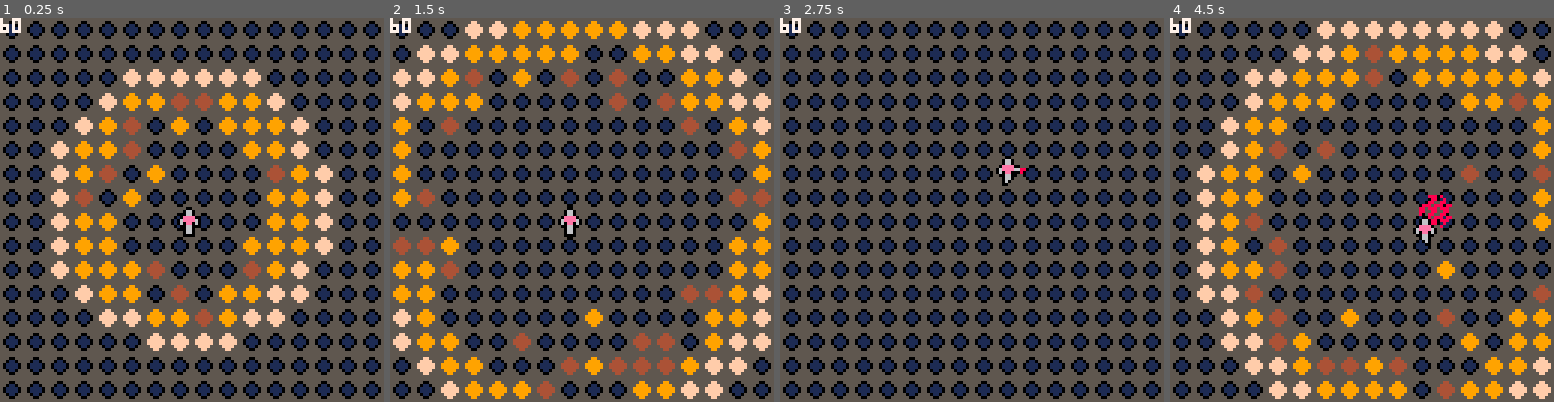
Above: before the commit, frames 1-4 (left to right).
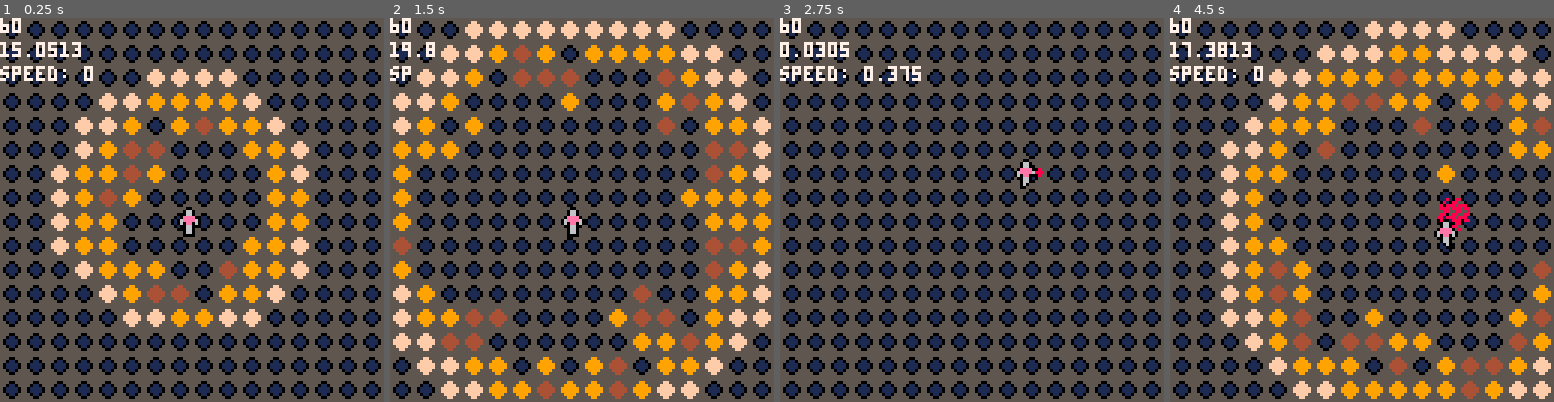
Above: after the commit, the same moments.

Repository: austin-m2/PICO-8-Carts
Game: PICO-8 cartridge arena.p8
The game is run twice, just before and just after one commit, with the same random seed, the same clock (stepped at 60 frames per second) and the same inputs.
Inputs:
- Up to frame 1 (0.25 s): no input
- Up to frame 2 (1.5 s): tap X (X key) at 0.33, 1.07 s; tap O (Z key) at 0.7 s
- Up to frame 3 (2.75 s): hold Right 1.6-2.1 s; tap O (Z key) at 1.7, 2.1, 2.5 s; tap X (X key) at 1.85 s; hold Up 2.15-2.42 s; hold Right from 2.47 s (still down)
- Up to frame 4 (4.5 s): tap O (Z key) every 0.4 s from 2.9 to 4.1 s; tap X (X key) at 2.97, 4.08 s; release Right at 3.03 s; hold Left 3.08-3.58 s; hold Down 3.63-3.97 s; hold Right from 4.02 s (still down)

The runs differ from the first frame. In frame 1, 7.2% of the frame differs, in the area x 0-87%, y 6-87%; in frame 2, 14%; in frame 3, 1.4%; in frame 4, 15%, in the area x 0-100%, y 0-100%.

Commit message:
Fixed diagonal movement speed

Diff:
--- a/arena.p8
+++ b/arena.p8
@@ -39,39 +39,14 @@
 
 	upd_tiles()
 
-	if(pausetimer <= 0) then
-		camera_update()
-		player_update()
-		shots_update()
-
-		maxradius += 3
-		minradius += 3.5
-
-		if(is_pressed(5)) then
-			minradius = -21
-			maxradius = 0
-			epicenterx = player.x
-			epicentery = player.y + 4
-		end
-	else
-		pausetimer -= 1
-	end
-
-
-end
-
-function _draw()
-	cls()
-	map(0,0,0,0,16,16)
-
-	if (stat(7) > highestmem) then highestmem = stat(7) end
-	print(highestmem,0,0,7)
-	--print('cpu:'..stat(1), 0, 8, 7)
-
-
+	cpu = stat(1)
 	if(minradius <=127) then
 		for x = 4, 127, 8 do
+			if (epicenterx - x > maxradius) then goto continuex end
+
 			for y = 4, 127, 8  do
+				if (epicentery - y > maxradius) then goto continuey end
+
 				distance = dist(x, y, epicenterx, epicentery)
 				if(distance <= maxradius and distance >= minradius) then
 					--spr(17,x-4,y-4)
@@ -84,9 +59,51 @@
 					--newcolor = inverses[i][2]
 					--pset(x, y, newcolor)
 				end
+				::continuey::
 			end
-		end
-	end
+			::continuex::
+		end
+	end
+	cpu = stat(1) - cpu
+	cpu *= 100
+…(5 lines of a section not shown)…
+	if(pausetimer <= 0) then
+		camera_update()
+		player_update()
+		shots_update()
+
+		maxradius += 3
+		minradius += 3.5
+
+		if(is_pressed(5)) then
+			minradius = -21
+			maxradius = 0
+			epicenterx = player.x
+			epicentery = player.y + 4
+		end
+	else
+		pausetimer -= 1
+	end
+
+
+end
+
+function _draw()
+	cls()
+	map(0,0,0,0,16,16)
+
+	if (stat(7) > highestmem) then highestmem = stat(7) end
+	print(highestmem,0,0,7)
+
+
+	print(cpu, 0, 8, 7)
+    print("speed: "..sqrt(player.dx^2 + player.dy^2), 0, 16, 7)
+
+
 
 	tiles_draw()
 
@@ -213,8 +230,8 @@
 			for v in all(shadow) do del(shadow, v) end
 
 			--do background disco effect
-			minradius = -21
-			maxradius = 0
+			minradius = -26
+			maxradius = -5
 			epicenterx = player.x
 			epicentery = player.y + 4
 
@@ -300,10 +317,10 @@
 		end
 
 		--limit to top speed
-		if(player.state == "idle") then maxspeed = player.topspeed end
-		if(player.state == "charging") then maxspeed = player.topspeed /4 end
-		player.dx = clamp(player.dx, -maxspeed, maxspeed)
-		player.dy = clamp(player.dy, -maxspeed, maxspeed)
+		--if(player.state == "idle") then maxspeed = player.topspeed end
+		--if(player.state == "charging") then maxspeed = player.topspeed /4 end
+		--player.dx = clamp(player.dx, -maxspeed, maxspeed)
+		--player.dy = clamp(player.dy, -maxspeed, maxspeed)
 
 		--push player if out of bounds
 		if(player.x <= 7) then player.dx += -.18 * (player.x - 7) end
@@ -312,12 +329,20 @@
 		if(player.y >= 122) then player.dy -= .18 * (player.y- 122) end
 
 		--friction force
-		player.dx = lerp(player.dx, 0, .15)
-		player.dy = lerp(player.dy, 0, .15)
+        if(player.state == "idle") then
+            player.dx = lerp(player.dx, 0, .20)
+            player.dy = lerp(player.dy, 0, .20)
+        end
+        if (player.state == "charging") then
+            player.dx = lerp(player.dx, 0, .40)
+            player.dy = lerp(player.dy, 0, .40  )
+        end
+
 
 		--move the player
 		player.x += player.dx
 		player.y += player.dy
+
 
 		--animate those legs
 		if((abs(player.dx) <= .1) and (abs(player.dy) <= .1)) then
@@ -588,6 +613,7 @@
 
 	fillp(0b0110110000010100.1)
 	circfill(v.x, v.y, 5, 8)
+	fillp(0b0000000000000000.1)
 end
 
 function shadow_init()
@@ -644,13 +670,13 @@
 
 	--bounce shadow off walls
 	if((shadow[1].x >= 122 and shadow[1].dx >= 0) or (shadow[1].x <= -1 and shadow[1].dx <= 0)) then
-		cameraoffsetx += 1.8 * abs(shadow[1].dx)
+		cameraoffsetx += -1.8 * shadow[1].dx
 		shadow[1].dx = -shadow[1].dx * .6
 
 
 	end
 	if((shadow[1].y >= 122 and shadow[1].dy >= 0) or (shadow[1].y <= 0 and shadow[1].dy <= 0)) then
-		cameraoffsety += 1.8 * abs(shadow[1].dy)
+		cameraoffsety += -1.8 * shadow[1].dy
 		shadow[1].dy = -shadow[1].dy * .6
 	end
 
@@ -691,16 +717,12 @@
 	}
 
 	if(player.state == "teleport") then
-		local cpu = stat(1)
 		for item in all(shadowpixels) do
 			local col = pget(shadow[1].x + item[1], shadow[1].y + item[2])
 			col = inverses[col + 1][2]
 			--col = inverses_dark[col + 1]
 			pset(shadow[1].x + item[1], shadow[1].y + item[2], col)
 		end
-		cpu = stat(1) - cpu
-		cpu *= 100
-		print(cpu, 0, 8, 7)
 
 	--[[for y = shadow[1].y, shadow[1].y + 7 do
 		local col = pget(shadow[1].x + 3, y)
@@ -938,7 +960,10 @@
 	return x
 end
 
-function lerp(a,b,t) return a+(b-a)*t end
+function lerp(a,b,t)
+	return a+(b-a)*t
+	--return (b - a) * (-2^(-10 * t) + 1 ) + a
+end
 function dist(x1,y1, x2,y2) return sqrt((x2-x1)^2+(y2-y1)^2) end
 
 inverses = {
